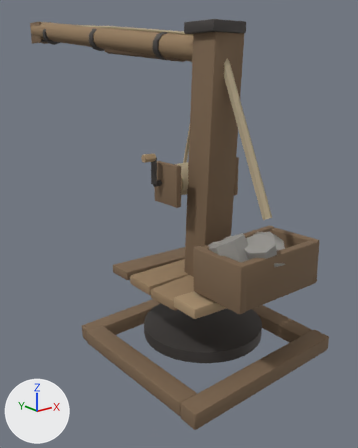
Before and after pictures for a commit that changed the glTF model assets/parts/wood_crane.glb.
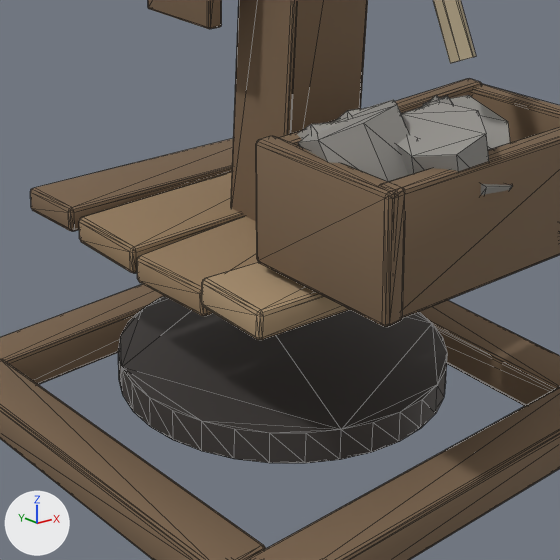
There are two pictures of each version: one whole from a 50 mm lens placed at (-1.622, -1.82, 1.204), pointed at (0.166, 0.415, 0.31), one close up on the part from 28% to 84% of the width and 44% to 89% of the height. Lighting does not change. The marker at lower left points along +X, +Y and +Z. The first two pictures are the older version. The close-ups show mesh edges as thin lines. Vertices at exactly the same position are counted once.

Script lines for the objects in view, before the commit:
```python
me_part = bpy.data.meshes.new('Part')
me_part.from_pydata(...)  # 336 vertices, 636 faces; spans x -0.503..0.505, y -0.5..0.497, z -0.268..-0.11
# faces by material slot: [80, 124, 432]
me_part.materials.append(mat_bolt)  # grey #959593
me_part.materials.append(mat_iron)  # dark grey #595552
me_part.materials.append(mat_wooddark)  # brown #7c654d
me_top = bpy.data.meshes.new('Top')
me_top.from_pydata(...)  # 950 vertices, 1776 faces; spans x -0.353..0.353, y -0.529..0.349, z 0.133..1.405
# faces by material slot: [188, 864, 200, 92, 216, 216]
me_top.materials.append(mat_iron)  # dark grey #595552
me_top.materials.append(mat_wooddark)  # brown #7c654d
me_top.materials.append(mat_woodpale)  # beige #aa906f
me_top.materials.append(mat_rope)  # beige #b3a486
me_top.materials.append(mat_stone)  # grey #95938e
me_top.materials.append(mat_wood)  # brown #957c5d
ob_part = bpy.data.objects.new('Part', me_part)
ob_part.location = (0.0, 0.0, 0.0)
ob_top = bpy.data.objects.new('Top', me_top)
ob_top.location = (0.0, 0.0, 0.0)
```
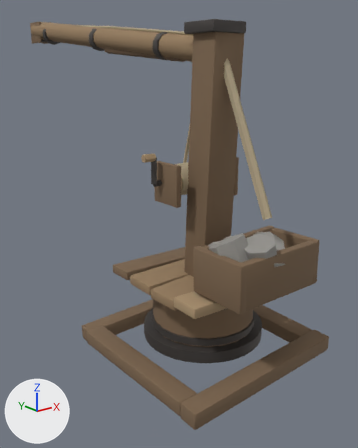
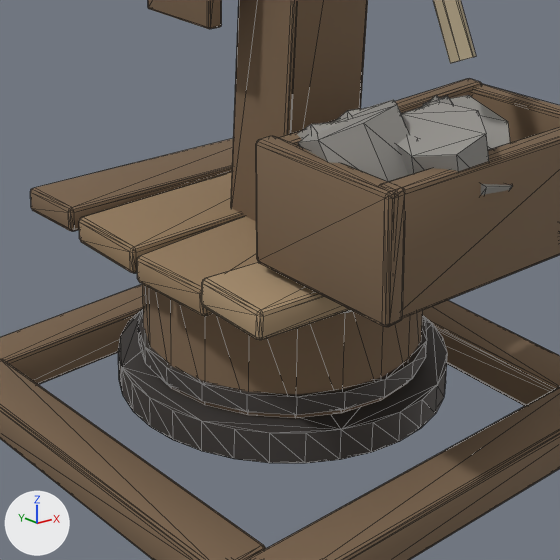
Edits to the bpy script that builds the scene:
```text
Change me_top:
    used by ob_top; location = (0.0, 0.0, 0.0)
    remove me_top.from_pydata(...)  # 950 vertices, 1776 faces; spans x -0.353..0.353, y -0.529..0.349, z 0.133..1.405
    add me_top.from_pydata(...)  # 1070 vertices, 2004 faces; spans x -0.353..0.353, y -0.529..0.349, z -0.11..1.405
    me_top part 1: a new loose piece, a 20-sided cylinder along z spanning x -0.28..0.28, y -0.28..0.28, z -0.097..-0.062, in mat_iron (dark grey #595552)
    me_top part 2: a new loose piece, a 20-sided cylinder along z spanning x -0.27..0.27, y -0.27..0.27, z -0.11..0.14, in mat_wooddark (brown #7c654d)
    other edits to the shape of me_top do not show in these pictures
```

Where the change shows, as pixel boxes [x1, y1, x2, y2] in the close-ups (560 x 560 px):
'Top', reshaped: before [30, 0, 560, 340]; after [30, 0, 560, 418]
part 1 of me_top, added: after [138, 314, 427, 415]
part 2 of me_top, added (brown): after [143, 285, 423, 418]
